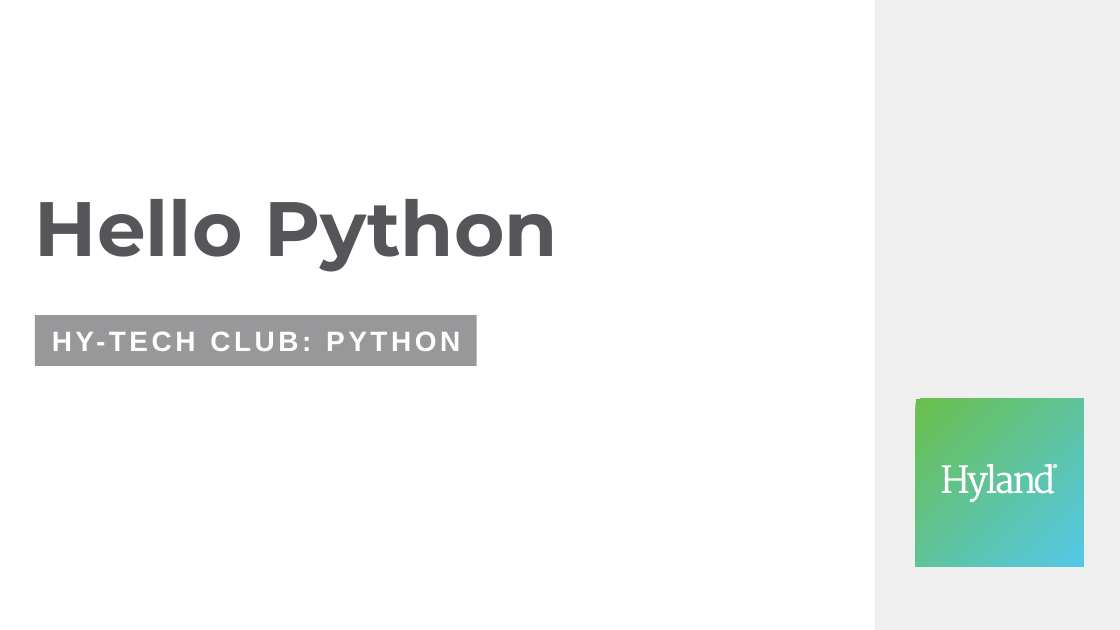
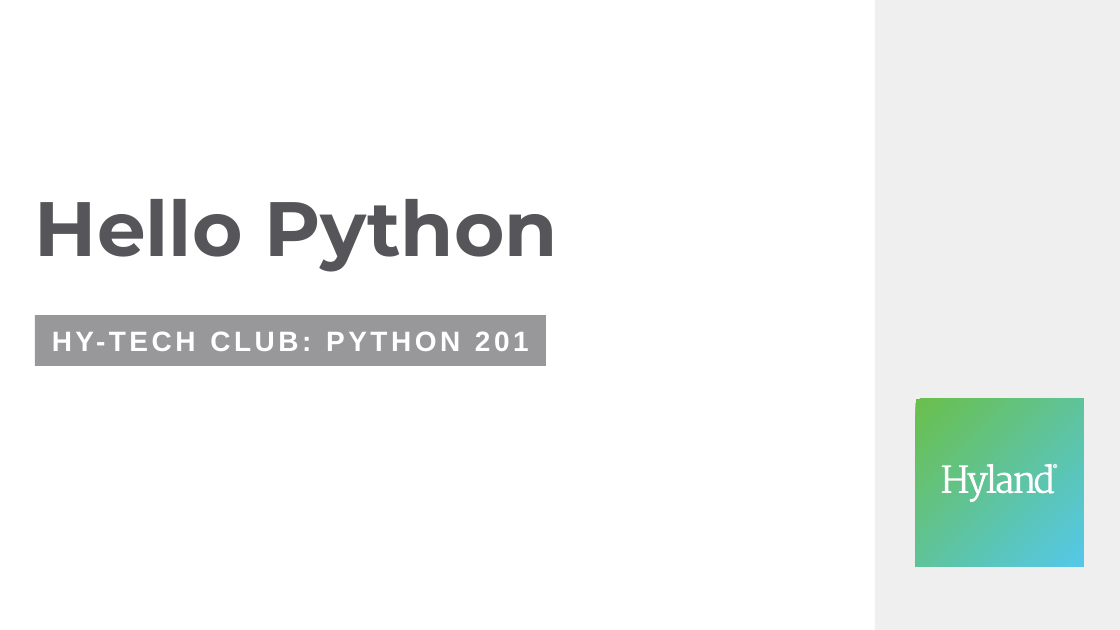
Before and after one commit to hytechclub/py-201, a slide deck: slide 1 of HelloPython/HelloPython.pptx. Drawn at 1120x630 pixels with LibreOffice and Linux fonts; fonts in the diff are those of the drawing. Boxes give left, top, right and bottom in pixels: in the first picture for what was removed or moved away, otherwise in the second. Text is boxed around its words. In the diff, an @@ line names an element or a change of style, - is before the commit and + after.

```diff
--- a/HelloPython/HelloPython.pptx
+++ b/HelloPython/HelloPython.pptx
@@ subtitle "HY-TECH CLUB: PYTHON 201": place and size @@
-subtitle "HY-TECH CLUB: PYTHON 201" at [35,315,477,366]
+subtitle "HY-TECH CLUB: PYTHON 201" at [35,315,546,366]
```
Also in this commit, not shown: 1 other file.
